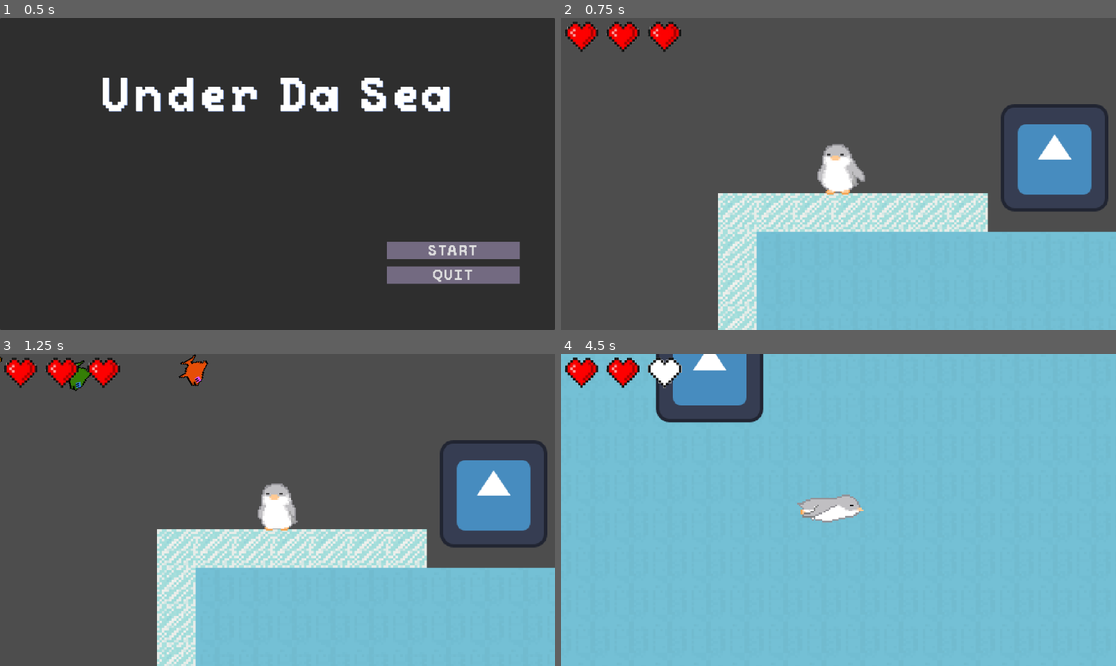
Above: before the commit, frames 1-4 (two rows, left to right).
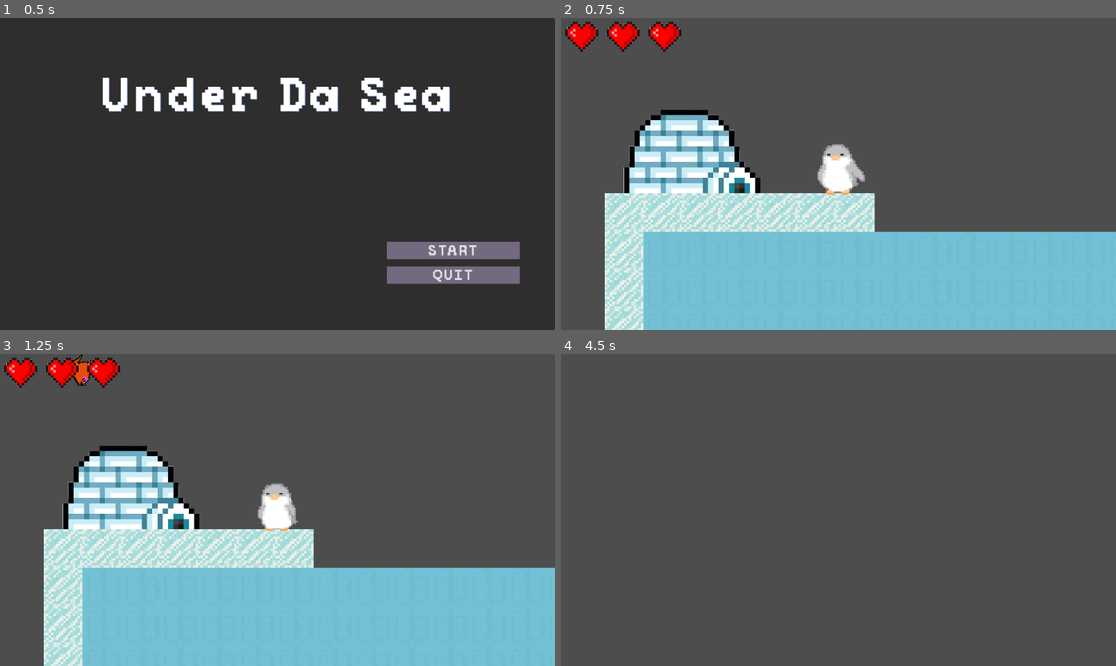
Above: after the commit, the same moments.

Repository: Jesuscanwalk/Under-da-sea
Game: Godot game, scene res://menus/main menu.tscn
The game is run twice, just before and just after one commit, with the same random seed, the same clock (stepped at 60 frames per second) and the same inputs. The project has no main scene, so this scene is started directly. The engine's default icon, where the game draws it, is replaced by a stand-in: a white triangle on a blue panel in a dark square.
Inputs:
- Up to frame 1 (0.5 s): no input
- Up to frame 2 (0.75 s): click "START" at 0.5 s
- Up to frame 3 (1.25 s): no input
- Up to frame 4 (4.5 s): hold E (interact, bound only after the commit) 1.28-2.03 s; hold D (right) 1.28-2.78 s; tap Space (jump) at 1.52, 2.27, 3.77 s; tap E (interact, bound only after the commit) at 2.1, 3.6 s; hold A (left) 2.78-3.53 s; hold E (interact, bound only after the commit) 2.78-3.53 s; hold D (right) from 3.53 s (still down); hold E (interact, bound only after the commit) from 4.28 s (still down)

Frame 1 is identical in both runs. In frame 2, 25% of the frame differs, in the area x 7-99%, y 27-100%; in frame 3, 25%; in frame 4, 99%, in the area x 0-100%, y 0-100%.

Commit message:
igloo + getting inside it

Diff:
--- /dev/null
+++ b/under-da-sea/inside.tscn
@@ -0,0 +1,5 @@
+[gd_scene format=3 uid="uid://c5t2puvctstfo"]
+
+[node name="inside" type="Node2D"]
+
+[node name="TileMapLayer" type="TileMapLayer" parent="."]
--- /dev/null
+++ b/under-da-sea/map/igloo.gd
@@ -0,0 +1,16 @@
+extends Area2D
+
+var is_player_near := false
+
+func _ready() -> void:
+	body_entered.connect(func (body: Node) -> void:
+		is_player_near = true
+			)
+	body_exited.connect(func (body:Node) -> void:
+		is_player_near = false
+		)
+
+func _unhandled_input(event: InputEvent) -> void:
+	if is_player_near and event.is_action_pressed("interact"):
+		get_tree().change_scene_to_file("res://inside.tscn")
+		set_process_unhandled_input(false)
--- /dev/null
+++ b/under-da-sea/map/igloo.tscn
@@ -0,0 +1,18 @@
+[gd_scene load_steps=4 format=3 uid="uid://c5sx50evh10hs"]
+
+[ext_resource type="Texture2D" uid="uid://crqan2moix324" path="res://Igloo.png" id="1_55hqy"]
+[ext_resource type="Script" path="res://map/igloo.gd" id="1_jpwry"]
+
+[sub_resource type="CircleShape2D" id="CircleShape2D_n2q2c"]
+radius = 34.2345
+
+[node name="igloo" type="Area2D"]
+script = ExtResource("1_jpwry")
+
+[node name="Sprite2D" type="Sprite2D" parent="."]
+scale = Vector2(0.0205885, 0.0205885)
+texture = ExtResource("1_55hqy")
+
+[node name="CollisionShape2D" type="CollisionShape2D" parent="."]
+position = Vector2(-1, -1)
+shape = SubResource("CircleShape2D_n2q2c")
--- a/under-da-sea/project.godot
+++ b/under-da-sea/project.godot
@@ -46,6 +46,11 @@
 "events": [Object(InputEventKey,"resource_local_to_scene":false,"resource_name":"","device":-1,"window_id":0,"alt_press …(191 unchanged characters)…
 ]
 }
+interact={
+"deadzone": 0.5,
+"events": [Object(InputEventKey,"resource_local_to_scene":false,"resource_name":"","device":-1,"window_id":0,"alt_pressed":false,"shift_pressed":false,"ctrl_pressed":false,"meta_pressed":false,"pressed":false,"keycode":0,"physical_keycode":69,"key_label":0,"unicode":101,"location":0,"echo":false,"script":null)
+]
+}
 
 [layer_names]
 
--- a/under-da-sea/test.tscn
+++ b/under-da-sea/test.tscn
@@ -7,6 +7,7 @@
 [ext_resource type="PackedScene" uid="uid://cnv6j7ubi85lw" path="res://Fish/fish.tscn" id="4_piqol"]
 [ext_resource type="PackedScene" uid="uid://c8fnv6um65h85" path="res://bars/hearts_container.tscn" id="6_ascy7"]
 [ext_resource type="PackedScene" uid="uid://rnuiv84gehib" path="res://mob/mob.tscn" id="7_bkfj6"]
+[ext_resource type="PackedScene" uid="uid://c5sx50evh10hs" path="res://map/igloo.tscn" id="8_a2qyc"]
 
 [sub_resource type="TileSetAtlasSource" id="TileSetAtlasSource_0rhee"]
 texture = ExtResource("3_8w17r")
@@ -28,13 +29,16 @@
 process_mode = 3
 script = ExtResource("1_rt6y5")
 
+[node name="igloo" parent="." instance=ExtResource("8_a2qyc")]
+position = Vector2(164, 319)
+
 [node name="TileMapLayer" type="TileMapLayer" parent="."]
 position = Vector2(160, -18)
 tile_map_data = PackedByteArray("AAD//xYAAAAAAAAAAAAAABYAAAAAAAAAAAABABYAAAAAAAAAAAACABYAAAAAAAAAAAABABcAAAAGAAAAAAACAB …(248864 unchanged characters)…
 tile_set = SubResource("TileSet_wf07n")
 
 [node name="Player" parent="." instance=ExtResource("1_pjuui")]
-position = Vector2(178, 321)
+position = Vector2(225, 324)
 
 [node name="Camera2D" type="Camera2D" parent="Player"]
 zoom = Vector2(5, 5)
@@ -54,6 +58,6 @@
 position = Vector2(680, 840)
 
 [node name="Mob" parent="." instance=ExtResource("7_bkfj6")]
-position = Vector2(274, 341)
+position = Vector2(296, 459)
 
 [connection signal="timeout" from="Timer" to="." method="_on_timer_timeout"]
Not shown: 1 places in under-da-sea/test.tscn that only renumber resources
